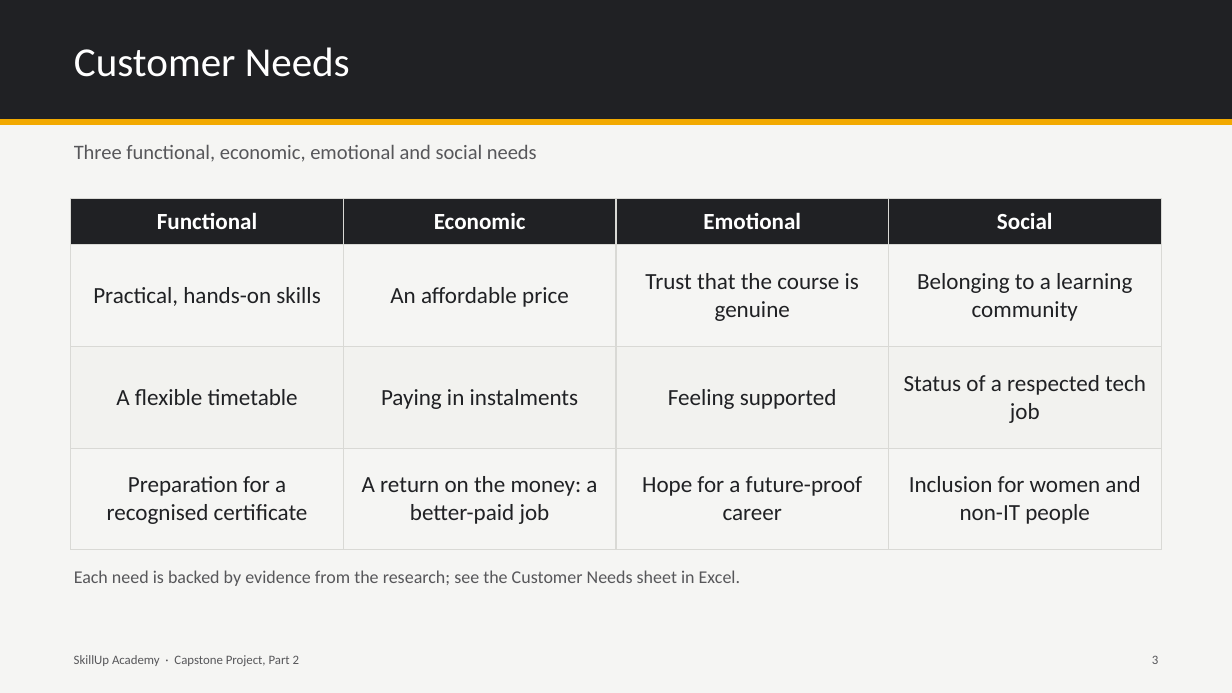
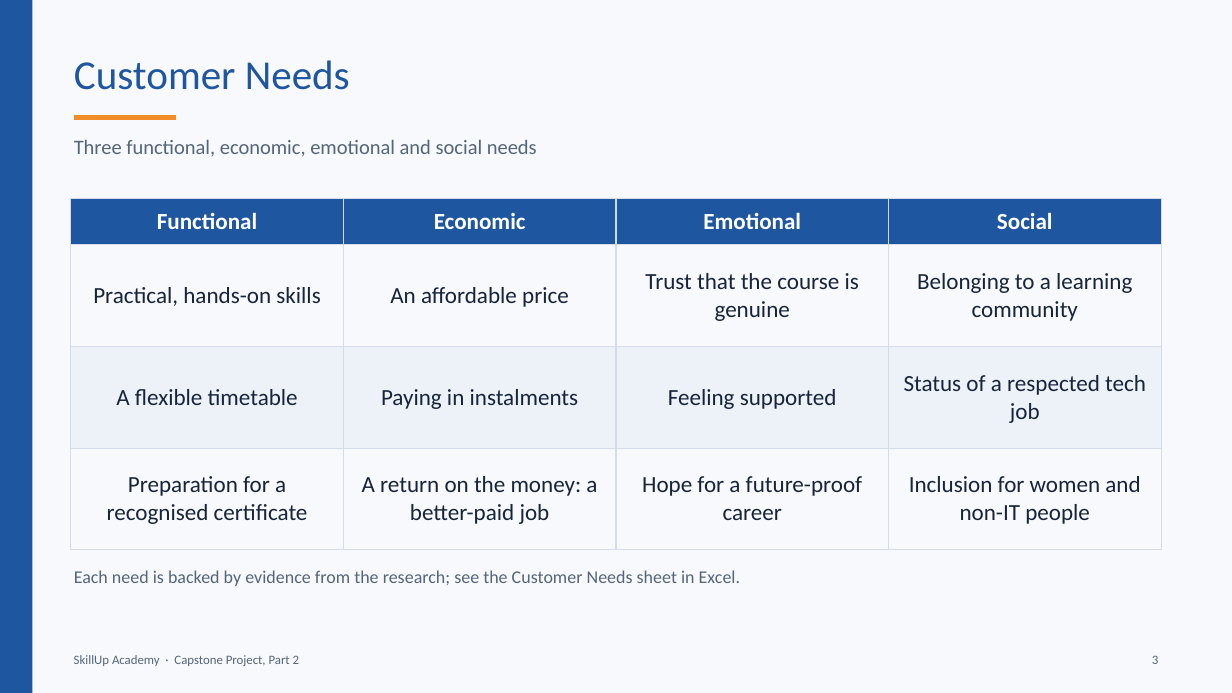
Before and after one commit to BadboyVee/BlackHoleeee, a slide deck: slide 3 of capstone/Customer_Analysis.pptx. Drawn at 1232x693 pixels with LibreOffice and Linux fonts; fonts in the diff are those of the drawing. Boxes give left, top, right and bottom in pixels: in the first picture for what was removed or moved away, otherwise in the second. Text is boxed around its words. In the diff, an @@ line names an element or a change of style, - is before the commit and + after.

```diff
--- a/capstone/Customer_Analysis.pptx
+++ b/capstone/Customer_Analysis.pptx
@@ background #F5F5F3 to #F7F9FC @@
@@ rectangle removed at (0, 0, 1232, 120) @@
@@ rectangle added at (0, 0, 32, 693), fill #1E56A0 @@
@@ title "Customer Needs": place and size @@
-title "Customer Needs" at (74, 47, 350, 77)
+title "Customer Needs" at (74, 60, 350, 90)
@@ title "Customer Needs" at (74, 60, 350, 90): text colour #FFFFFF to #1E56A0 @@
@@ line added from (74, 117) to (176, 117), #F28C28 4 pt @@
@@ line removed from (0, 122) to (1232, 122) @@
@@ text colour #57575A to #55657A in 4 elements at (74, 655, 299, 666), (1152, 655, 1158, 664), (74, 570, 740, 586), (74, 139, 537, 157) @@
@@ table at (71, 199, 1162, 550) @@
@@ fill #202124 to #1E56A0 in row 1 @@
@@ fill #F2F2EF to #EDF2F9 in row 3 @@
@@ text colour #202124 to #17243A @@
@@ borders changed @@
```
Also in this commit, not shown: 15 other slides changed, 7 other files.
